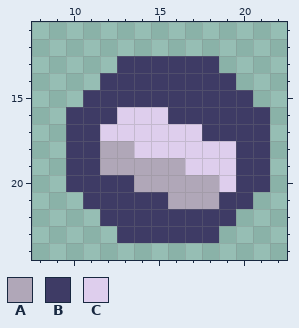
Pixel-art file: Cold-Conquest-Root/out/production/Cold-Conquest-Root/indicator-metal.ase. The picture above is the old version.
32x32 pixels, 1 frame. Shown: x 8..22, y 11..24.
Visible layers, top first: "IconSymbol", "IconShape".
Palette (. is transparent): A #b0a7b8  B #3e3b65  C #deceed
Pixels before, first column x 10:
13 ...BBBBBB...
14 ..BBBBBBBB..
15 .BBBBBBBBBB.
16 BBBCCCBBBBBB
17 BBCCCCCCBBBB
18 BBAACCCCCCBB
19 BBAAAAACCCBB
20 BBBBAAAAACBB
21 .BBBBBAAABB.
22 ..BBBBBBBB..
23 ...BBBBBB...
New version:
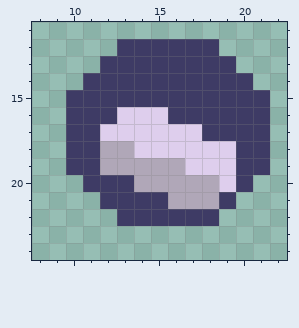
Diff:
Layer "IconShape":
The author put colour B in row 12 at x 13 to 18; in row 13 at x 12 and 19; in row 14 at x 11 and 20; in row 15 at x 10 and 21.
The author cleared colour B in row 20 at x 10 and 21; in row 21 at x 11 and 20; in row 22 at x 12 and 19; in row 23 at x 13 to 18.
